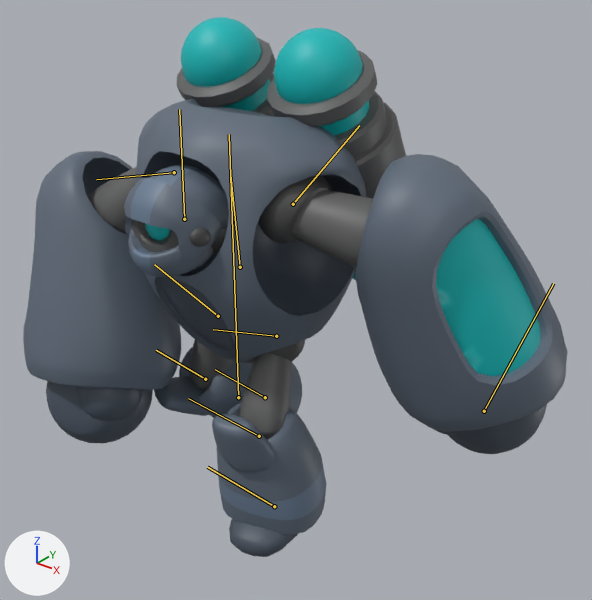
Before and after pictures for a commit that changed the FBX model Assets/Animations/Juggernaut_Walk_ANIM.fbx.
Rendered twice from a 50 mm lens placed at (2.17, -2.22, 2.5), pointed at (0.19, 0.25, 0.97). Every picture has the same lights, and +X, +Y and +Z are marked at lower left. The picture after the commit comes second. Both versions are drawn at frame 27 of the action 'Take 001'; the numbers are the values there. The bones that change, and the others that lie on the model, are drawn over the model as lines.

The first picture shows 'Big_robor'.
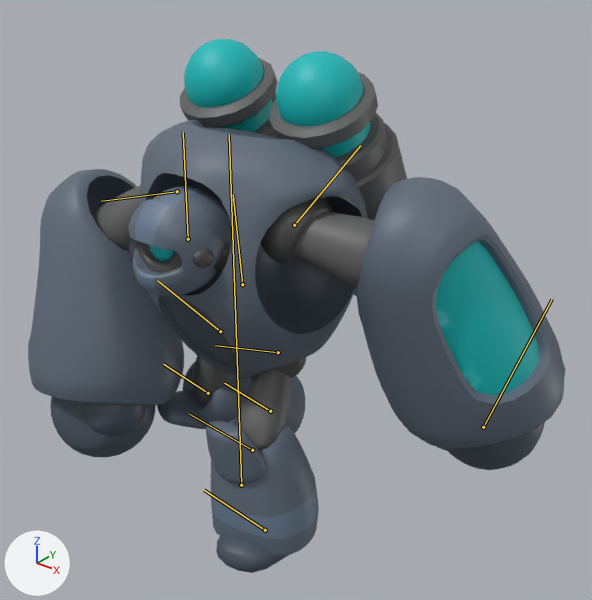
Commit message: anim changes

Pixel boxes (x1, y1, x2, y2) of what changed, in the pictures (592 x 600 px):
'Big_robor', posed
    before: (23, 17, 568, 557)
    after: (28, 39, 566, 573)
bone 'COG_jnt', root to tip
    before: (240, 267) to (230, 174)
    after: (242, 284) to (233, 194)
bone 'leg_top_L', root to tip
    before: (276, 336) to (213, 329)
    after: (278, 352) to (215, 345)
bone 'knee_jnt_L', root to tip
    before: (259, 436) to (188, 398)
    after: (252, 450) to (189, 414)
bone 'foot_jnt_L', root to tip
    before: (274, 506) to (207, 467)
    after: (265, 530) to (204, 490)
bone 'knee_jnt_R', root to tip
    before: (205, 379) to (156, 350)
    after: (208, 393) to (163, 364)

What the commit changed:
Bone 'COG_jnt' (bone_cog_jnt) moves from (0.0, -57.0, -3.8) to (0.0, -65.5, -4.9).
Bone 'leg_top_L' (bone_leg_top_l) turns from (3, 32, 4) to (3, 39, 4) degrees about its own x, y and z.
Bone 'knee_jnt_L' (bone_knee_jnt_l) turns from (-10, -36, 4) to (-5, -36, 0) degrees about its own x, y and z.
Bone 'foot_jnt_L' (bone_foot_jnt_l) turns from (0, 5, 0) to (0, 13, 0) degrees about its own x, y and z.
Bone 'knee_jnt_R' (bone_knee_jnt_r) turns from (-8, -46, 14) to (-13, -46, 20) degrees about its own x, y and z.
